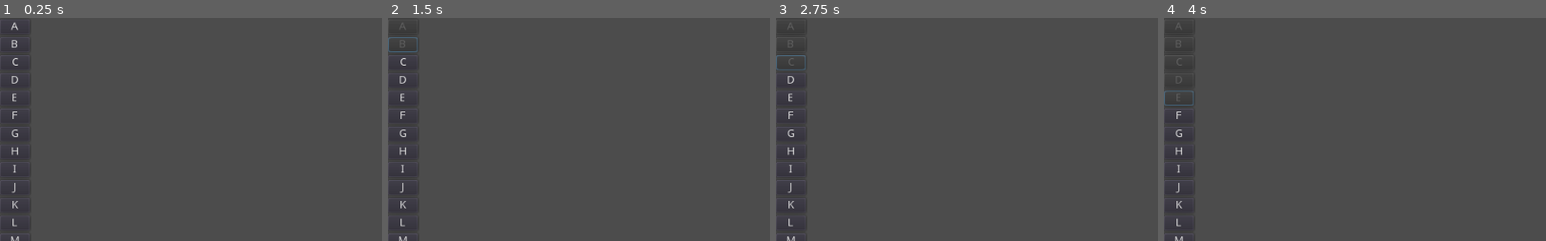
Above: before the commit, frames 1-4 (left to right).
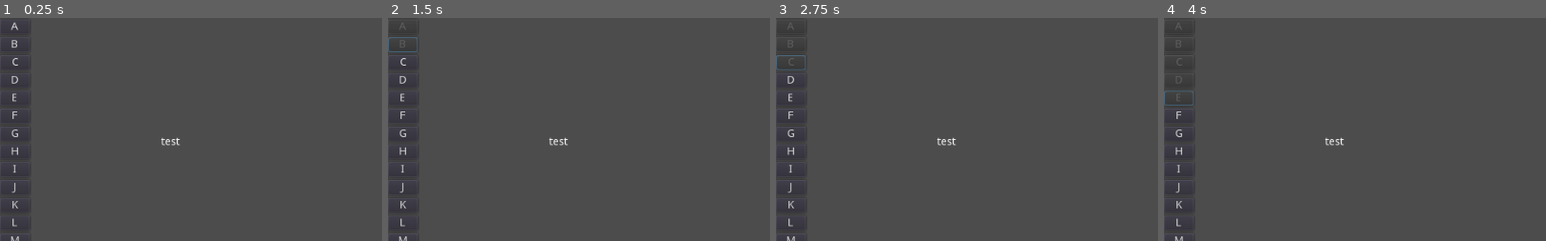
Above: after the commit, the same moments.

Repository: Jelared/Project-Jeu_du_Pendu
Game: Godot game, scene res://scenes/Main.tscn
The game is run twice, just before and just after one commit, with the same random seed, the same clock (stepped at 60 frames per second) and the same inputs.
Inputs:
- Up to frame 1 (0.25 s): no input
- Up to frame 2 (1.5 s): click "A" at 0.5 s; click "B" at 1.25 s
- Up to frame 3 (2.75 s): click "C" at 2 s
- Up to frame 4 (4 s): click "D" at 2.75 s; click "E" at 3.5 s
The pictures show only the part of the screen within x 0-50%, y 0-50%; the shares and areas given below are measured in that part.

The runs differ from the first frame. In frame 1, 0.1% of the frame differs, in the area x 42-48%, y 53-58%; in frame 2, 0.1%; in frame 3, 0.1%; in frame 4, 0.1%.

Commit message:
Update 24-08-2022
Ajout affichage du mot (in progress)

Diff:
--- a/scenes/Main.tscn
+++ b/scenes/Main.tscn
@@ -11,6 +11,12 @@
 script = ExtResource( 1 )
 GroupeClavier = ExtResource( 2 )
 
+[node name="Affichage" type="RichTextLabel" parent="."]
+margin_left = 216.0
+margin_top = 158.0
+margin_right = 800.0
+margin_bottom = 222.0
+
 [node name="VBoxContainer" type="VBoxContainer" parent="."]
 margin_right = 40.0
 margin_bottom = 620.0
--- a/scripts/Main.gd
+++ b/scripts/Main.gd
@@ -7,6 +7,7 @@
 var LettreClavier
 var Mot
 var Mot_separeL = []
+var affichage = "test"
 
 #listes des mots
 var list = [  "apple","turnip","banana","clock","cup","flower","fork","glasses","oranage","pencil","spoon"]
@@ -16,8 +17,13 @@
 	bouttons()
 	choix_mot()
 	separation_mot()
+	demarrage()
 
-
+#démarrage ==> A revoir
+func demarrage():
+	$Affichage.text = affichage
+	affichage = Mot_separeL.size()
+	print(Mot_separeL.size())
 
 
 #l'appuie sur un bouton envoie un signal qui met en mémoire la lettre afficher sur le bouton et bloque le bouton qui ne peut plus etre utilisé
@@ -32,6 +38,7 @@
 
 #Choix d'un mot dans une liste  : aléatoire randi(), entre %, 0 et le nombre total de mot dans la liste size()
 func choix_mot():
+	randomize()
 	Mot = list[randi()%list.size()]
 	print(Mot)
 
